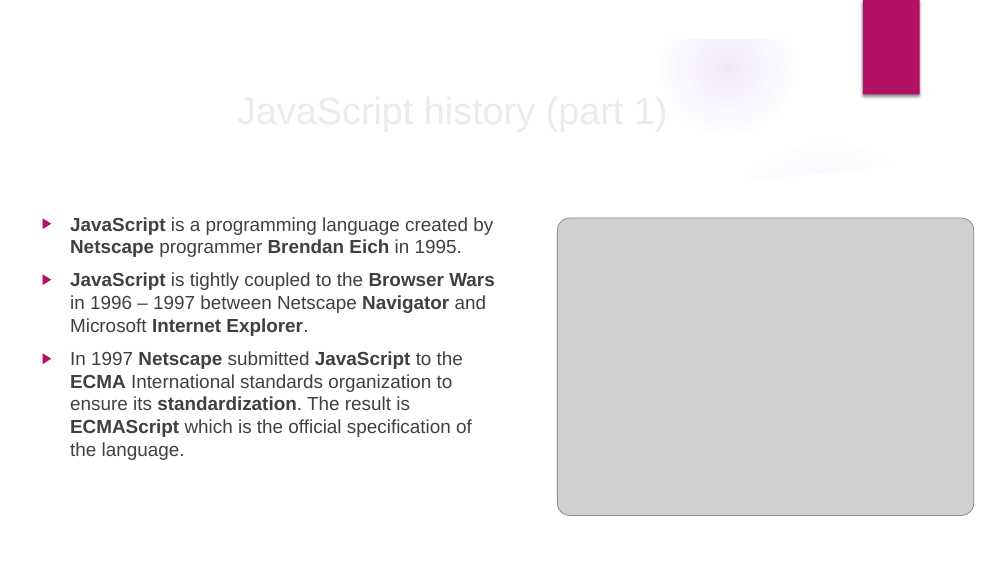
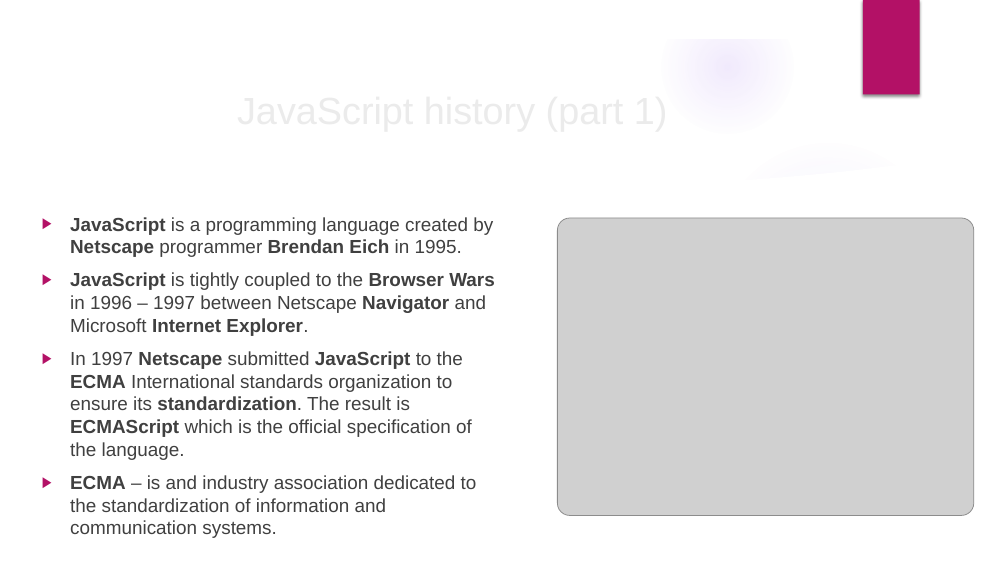
Before and after one commit to velizar92/TSK_Presentations, a slide deck: slide 2 of JS intro and overview.pptx. Drawn at 1008x567 pixels with LibreOffice and Linux fonts; fonts in the diff are those of the drawing; grey boxes stand for pictures; background and template pictures are left out. Boxes give left, top, right and bottom in pixels: in the first picture for what was removed or moved away, otherwise in the second. Text is boxed around its words. In the diff, an @@ line names an element or a change of style, - is before the commit and + after.

```diff
--- a/JS intro and overview.pptx
+++ b/JS intro and overview.pptx
@@ text at bbox=[70, 475, 477, 538]: paragraph added @@
+▶ ECMA – is and industry association dedicated to the standardization of information and communication systems.
```
Also in this commit, not shown: 3 other slides changed, 2 slides added.
